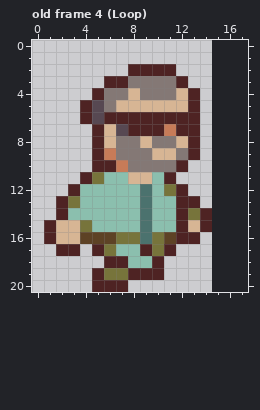
One commit to this pixel-art file: resources/art/raw/new_character_pose.aseprite. Above: the version before the commit.
15x21 pixels, 6 frames. Colours within 5 levels of each other are drawn and written as one. Shown: old frame 4 (Loop). The old version is drawn lined up with the new one, on the new canvas. The commit also changed other frames, which this record leaves out.
The result:
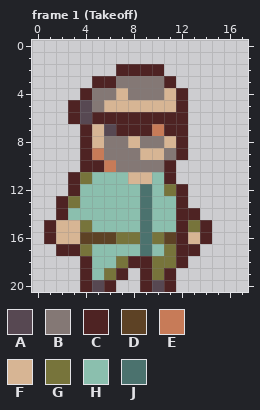
Palette (. is transparent): A #574852  B #847875  C #4e2323  D #5d4225  E #c77b58  F #d7b594  G #77743b  H #8bbfae  J #4b726e
A new or re-ordered frame is compared with the old frame closest to it.
Difference:
{"change": "canvas 15x21 -> 18x21"}
{"change": "frames 6 -> 9"}
{"where": "frame 1 (Takeoff) is new; against old frame 4 (Loop)"}
{"frame":1,"y":2,"x":7,"old":".","new":"C"}
{"frame":1,"y":2,"x":11,"old":"C","new":"."}
{"frame":1,"y":3,"x":5,"old":".","new":"C"}
{"frame":1,"y":3,"x":7,"old":"C","new":"B"}
{"frame":1,"y":3,"x":11,"old":"BC","new":"C."}
{"frame":1,"y":4,"x":4,"old":".C","new":"CB"}
{"frame":1,"y":4,"x":7,"old":"BF","new":"FB"}
{"frame":1,"y":4,"x":11,"old":"BFC","new":"FC."}
{"frame":1,"y":5,"x":3,"old":".CAB","new":"CABF"}
{"frame":1,"y":5,"x":12,"old":"FC","new":"C."}
{"frame":1,"y":6,"x":3,"old":".CA","new":"CAC"}
{"frame":1,"y":6,"x":13,"old":"C","new":"."}
{"frame":1,"y":7,"x":4,"old":".CFA","new":"CFAC"}
{"frame":1,"y":7,"x":10,"old":"CE","new":"EC"}
{"frame":1,"y":7,"x":13,"old":"C","new":"."}
{"frame":1,"y":8,"x":4,"old":".CF","new":"CFB"}
{"frame":1,"y":8,"x":8,"old":"BF","new":"FB"}
{"frame":1,"y":8,"x":11,"old":"BFC","new":"FC."}
{"frame":1,"y":9,"x":4,"old":".CE","new":"CEB"}
{"frame":1,"y":9,"x":9,"old":"B","new":"F"}
{"frame":1,"y":9,"x":11,"old":"FBC","new":"BC."}
{"frame":1,"y":10,"x":4,"old":".","new":"C"}
{"frame":1,"y":10,"x":6,"old":"CE","new":"EB"}
{"frame":1,"y":10,"x":11,"old":"BC","new":"C."}
{"frame":1,"y":11,"x":3,"old":".CG","new":"CGH"}
{"frame":1,"y":13,"x":13,"old":"C","new":"."}
{"frame":1,"y":14,"x":13,"old":"GC","new":"C."}
{"frame":1,"y":15,"x":13,"old":"F","new":"G"}
{"frame":1,"y":16,"x":13,"old":"C.","new":"FC"}
{"frame":1,"y":17,"x":4,"old":".CG","new":"GHH"}
{"frame":1,"y":17,"x":9,"old":"CGC..","new":"JHGCC"}
{"frame":1,"y":18,"x":4,"old":"..CCHHC..","new":"CHHGCCGGC"}
{"frame":1,"y":19,"x":4,"old":".C","new":"CH"}
{"frame":1,"y":19,"x":7,"old":"GC","new":"C."}
{"frame":1,"y":19,"x":10,"old":"C.","new":"GC"}
{"frame":1,"y":20,"x":4,"old":".C","new":"CA"}
{"frame":1,"y":20,"x":7,"old":"C","new":"."}
{"frame":1,"y":20,"x":9,"old":"...","new":"CAC"}
